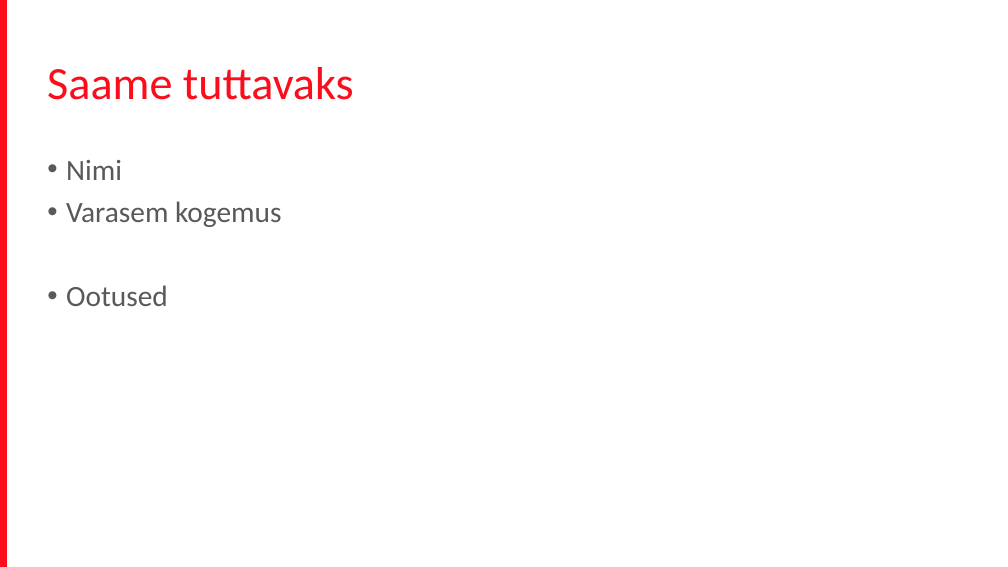
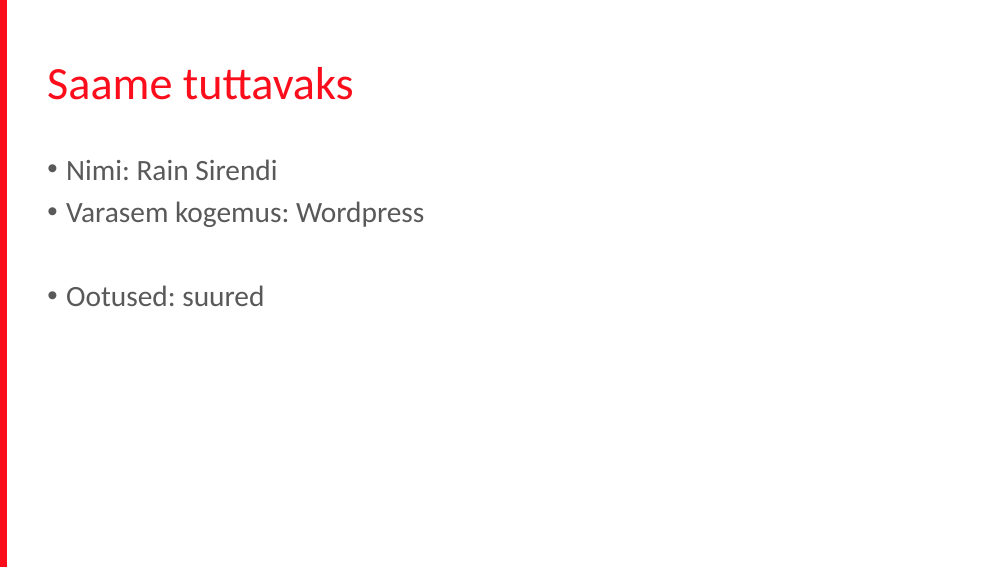
Before and after one commit to terjevolke/FrontEnd201704, a slide deck: slide 4 of Front_end_koolitus.pptx. Drawn at 1008x567 pixels with LibreOffice and Linux fonts; fonts in the diff are those of the drawing; background and template pictures are left out. Boxes give left, top, right and bottom in pixels: in the first picture for what was removed or moved away, otherwise in the second. Text is boxed around its words. In the diff, an @@ line names an element or a change of style, - is before the commit and + after.

Commit message:
Rain lisas nime 10:03

```diff
--- a/Front_end_koolitus.pptx
+++ b/Front_end_koolitus.pptx
@@ text at [66,159,424,306]: text changed @@
-• Nimi
-• Varasem kogemus
-• Ootused
+• Nimi: Rain Sirendi
+• Varasem kogemus: Wordpress
+• Ootused: suured
```
Also in this commit, not shown: 2 other slides changed.
